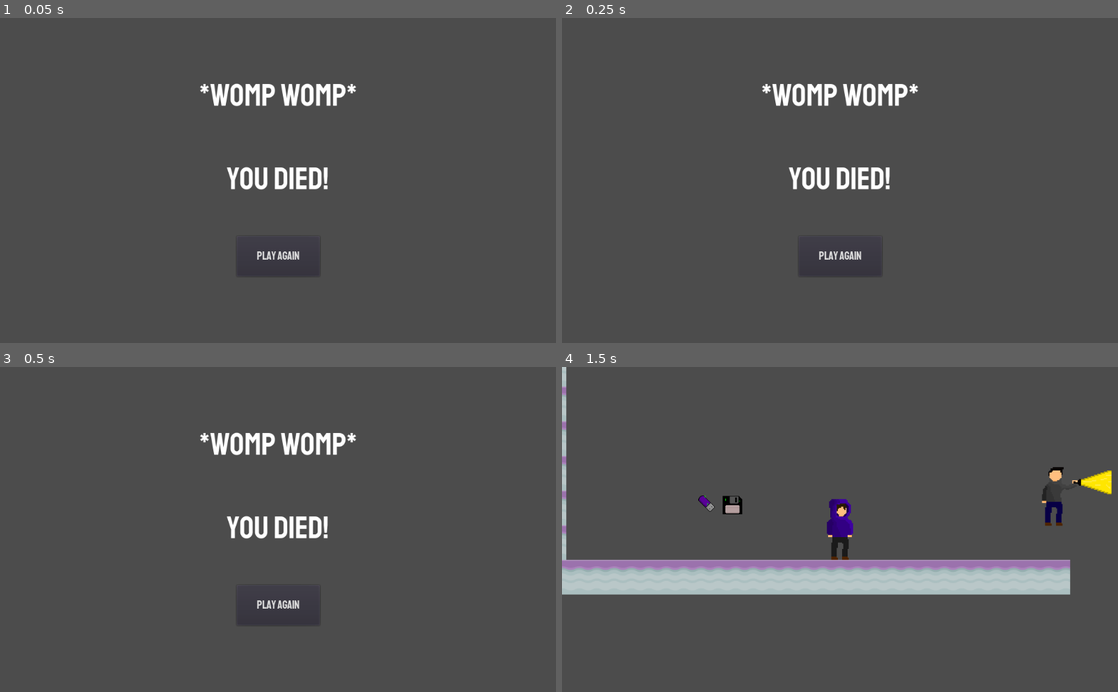
Above: before the commit, frames 1-4 (two rows, left to right).
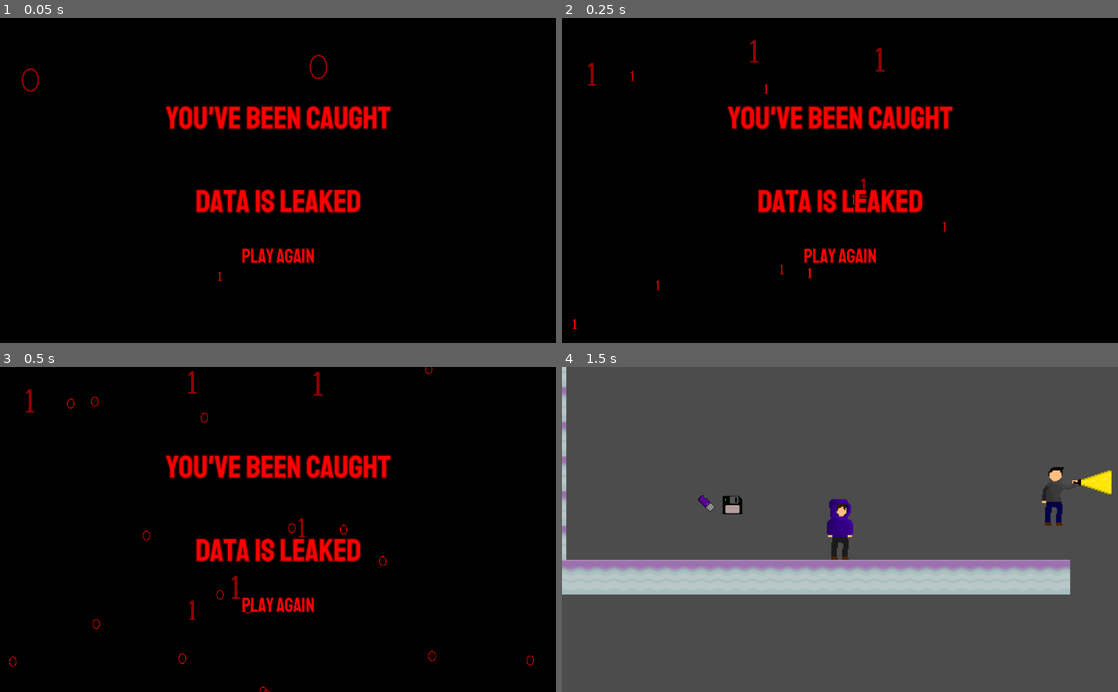
Above: after the commit, the same moments.

Repository: ncbarber/final-Databreak
Game: Godot game, scene res://src/ScreenEnd/ScreenEnd.tscn
Two runs of this game, one before a commit and one after it. Both use one fixed random seed, a clock stepped at 60 frames per second and the inputs below. This scene is started directly instead of the project's main scene.
Inputs:
- Up to frame 1 (0.05 s): no input
- Up to frame 2 (0.25 s): no input
- Up to frame 3 (0.5 s): no input
- Up to frame 4 (1.5 s): click "Play Again" at 0.5 s; click "Play" at 1.25 s

The runs differ from the first frame. In frame 1, 100% of the frame differs, in the area x 0-100%, y 0-100%; in frame 2, 100%; in frame 3, 100%; in frame 4, nothing differs.

Commit message:
Add POP to the Lose Screen

Diff:
--- a/project/src/Level/Level.gd
+++ b/project/src/Level/Level.gd
@@ -9,6 +9,8 @@
 var enemy : KinematicBody2D
 var usb : Area2D
 var floppy : Area2D
+var floppy_collected := 0
+var usb_collected := 0
 
 
 func _ready():
@@ -16,6 +18,14 @@
 	_make_enemy()
 	_make_USB()
 	_make_Floppy_Disk()
+
+
+func _process(_delta):
+	# Exit Conditions
+	if floppy_collected == 3 and usb_collected == 1:
+		# You win
+		var _game_over := get_tree().change_scene("res://src/ScreenEnd/ScreenEnd.tscn")
+
 
 
 func _make_player() -> void:
@@ -51,11 +61,14 @@
 
 func _on_USB_Entered(body, _usb):
 	if body == player:
+		# Make note that data was collected
+		usb_collected += 1
 		_usb.queue_free()
-		#Make note that data was collected
+
 
 
 func _on_Floppy_Entered(body, _floppy):
 	if body == player:
+		# Make note that data was collected
+		floppy_collected += 1
 		_floppy.queue_free()
-		#Make note that data was collected
--- a/project/src/ScreenEnd/ScreenEnd.gd
+++ b/project/src/ScreenEnd/ScreenEnd.gd
@@ -1,5 +1,12 @@
 extends Control
+
+
+func _ready():
+	$BinaryParticle.visible = true
+	$BinaryParticleInverse.visible = true
 
 
 func _on_RestartButton_pressed():
 	var _ignored := get_tree().change_scene("res://src/ScreenStart/ScreenStart.tscn")
+	$BinaryParticle.visible = false
+	$BinaryParticleInverse.visible = false
--- a/project/src/ScreenEnd/ScreenEnd.tscn
+++ b/project/src/ScreenEnd/ScreenEnd.tscn
@@ -1,14 +1,53 @@
-[gd_scene load_steps=5 format=2]
+[gd_scene load_steps=11 format=2]
 
 [ext_resource path="res://src/Common/Staatliches-Regular.ttf" type="DynamicFontData" id=1]
 [ext_resource path="res://src/ScreenEnd/ScreenEnd.gd" type="Script" id=2]
+[ext_resource path="res://platform_assets/DatabreakBinary1Red.png" type="Texture" id=3]
+[ext_resource path="res://platform_assets/DatabreakBinary0Read.png" type="Texture" id=4]
 
-[sub_resource type="DynamicFont" id=1]
+[sub_resource type="ParticlesMaterial" id=1]
+emission_shape = 2
+emission_box_extents = Vector3( 500, 500, 1 )
+flag_disable_z = true
+spread = 120.0
+gravity = Vector3( 0, -500, 0 )
+orbit_velocity = 0.0
+orbit_velocity_random = 0.0
+scale = 0.1
+scale_random = 0.01
+
+[sub_resource type="AnimatedTexture" id=2]
+flags = 4
+frames = 2
+frame_0/texture = ExtResource( 3 )
+frame_1/texture = ExtResource( 4 )
+frame_1/delay_sec = 0.0
+
+[sub_resource type="ParticlesMaterial" id=3]
+emission_shape = 2
+emission_box_extents = Vector3( 500, 500, 1 )
+flag_disable_z = true
+gravity = Vector3( 0, -500, 0 )
+orbit_velocity = 0.0
+orbit_velocity_random = 0.0
+scale = 0.2
+scale_random = 0.1
+
+[sub_resource type="AnimatedTexture" id=4]
+flags = 4
+frames = 2
+fps = 8.0
+frame_0/texture = ExtResource( 4 )
+frame_1/texture = ExtResource( 3 )
+frame_1/delay_sec = 0.0
+
+[sub_resource type="DynamicFont" id=5]
 size = 58
+outline_size = 2
 font_data = ExtResource( 1 )
 
-[sub_resource type="DynamicFont" id=2]
-size = 21
+[sub_resource type="DynamicFont" id=6]
+size = 36
 font_data = ExtResource( 1 )
 
 [node name="ScreenEnd" type="Control"]
@@ -19,19 +58,44 @@
 "_edit_use_anchors_": false
 }
 
+[node name="ColorRect" type="ColorRect" parent="."]
+anchor_right = 1.0
+anchor_bottom = 1.0
+color = Color( 0, 0, 0, 1 )
+__meta__ = {
+"_edit_use_anchors_": false
+}
+
+[node name="BinaryParticle" type="Particles2D" parent="."]
+position = Vector2( 505.22, 323.347 )
+amount = 50
+randomness = 1.0
+process_material = SubResource( 1 )
+texture = SubResource( 2 )
+
+[node name="BinaryParticleInverse" type="Particles2D" parent="."]
+modulate = Color( 1, 1, 1, 0.588235 )
+position = Vector2( 504.944, 320.081 )
+amount = 30
+process_material = SubResource( 3 )
+texture = SubResource( 4 )
+
 [node name="GameOverLabel" type="Label" parent="."]
 anchor_left = 0.5
 anchor_top = 0.5
 anchor_right = 0.5
 anchor_bottom = 0.5
-margin_left = -145.5
-margin_top = -194.0
-margin_right = 145.5
-margin_bottom = 34.0
-custom_fonts/font = SubResource( 1 )
-text = "*womp womp*
+margin_left = -206.5
+margin_top = -152.5
+margin_right = 206.5
+margin_bottom = 152.5
+custom_fonts/font = SubResource( 5 )
+custom_colors/font_color = Color( 1, 0, 0, 1 )
+custom_colors/font_outline_modulate = Color( 0.298039, 0, 0, 1 )
+text = "You've Been Caught
 
-You Died!"
+Data is Leaked
+"
 align = 1
 __meta__ = {
 "_edit_use_anchors_": false
@@ -46,8 +110,13 @@
 margin_top = -197.41
 margin_right = 76.5
 margin_bottom = -123.41
-custom_fonts/font = SubResource( 2 )
+custom_fonts/font = SubResource( 6 )
+custom_colors/font_color_disabled = Color( 0.298039, 0, 0, 1 )
+custom_colors/font_color = Color( 1, 0, 0, 1 )
+custom_colors/font_color_hover = Color( 0.298039, 0, 0, 1 )
+custom_colors/font_color_pressed = Color( 0.298039, 0, 0, 1 )
 text = "Play Again"
+flat = true
 __meta__ = {
 "_edit_use_anchors_": false
 }
--- a/project/src/ScreenStart/ScreenStart.tscn
+++ b/project/src/ScreenStart/ScreenStart.tscn
@@ -1311,9 +1311,10 @@
 [node name="ColorRect" type="ColorRect" parent="."]
 anchor_right = 1.0
 anchor_bottom = 1.0
-margin_top = 6.68173
-margin_bottom = 6.68176
 color = Color( 0, 0, 0, 1 )
+__meta__ = {
+"_edit_use_anchors_": false
+}
 
 [node name="BinaryParticle" type="Particles2D" parent="."]
 modulate = Color( 0.992157, 0.992157, 0.992157, 0.588235 )
Binary file added: project/platform_assets/DatabreakBinary0Read.png
Not shown, added: project/platform_assets/DatabreakBinary0Read.png.import
Binary file added: project/platform_assets/DatabreakBinary1Red.png
Not shown, changed: project/platform_assets/DatabreakBinary1Red.png.import
Binary file removed: project/platform_assets/DatabreakFlashlight.png
